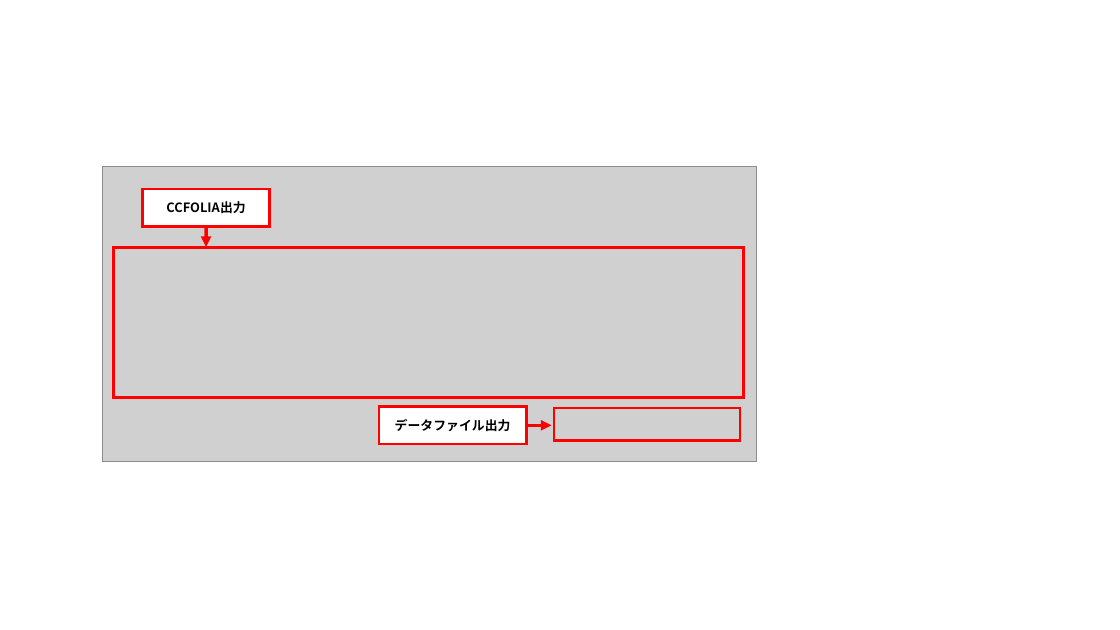
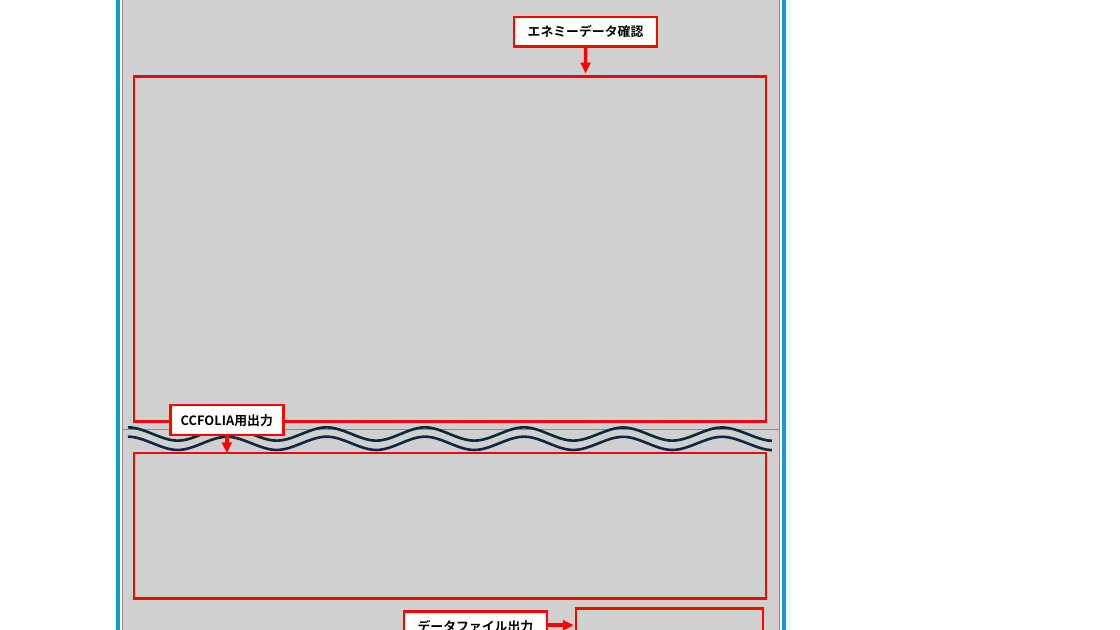
Before and after one commit to ramune428/lhtrpg_webapp_challenge, a slide deck: slide 30 of スクリーンショット_使い方_エネミー.pptx (slide 28 before the commit). Drawn at 1120x630 pixels with LibreOffice and Linux fonts; fonts in the diff are those of the drawing; grey boxes stand for pictures. Boxes give left, top, right and bottom in pixels: in the first picture for what was removed or moved away, otherwise in the second. Text is boxed around its words. In the diff, an @@ line names an element or a change of style, - is before the commit and + after.

Commit message:
エネミーデータ（使い方）の画像を変更

```diff
--- a/スクリーンショット_使い方_エネミー.pptx
+++ b/スクリーンショット_使い方_エネミー.pptx
@@ rectangle: place and size @@
-rectangle at bbox=[113, 247, 744, 397]
+rectangle at bbox=[134, 76, 766, 422]
@@ rectangle removed at bbox=[143, 189, 271, 227] @@
-CCFOLIA出力
@@ arrow removed from (206, 227) to (206, 247) @@
@@ group added at bbox=[118, 0, 784, 630]: 4 rectangles, 2 arrows, 1 picture, 1 freeform shape @@
+エネミーデータ確認
+CCFOLIA用出力
@@ picture: place and size @@
-picture at bbox=[103, 166, 757, 461]
+picture at bbox=[123, 429, 780, 630]
@@ rectangle "データファイル出力": place and size @@
-rectangle "データファイル出力" at bbox=[379, 407, 526, 444]
+rectangle "データファイル出力" at bbox=[404, 612, 547, 630]
@@ arrow moved from (496, 425) - (552, 425) to (518, 625) - (574, 625) @@
@@ rectangle: place and size @@
-rectangle at bbox=[554, 408, 740, 441]
+rectangle at bbox=[576, 608, 764, 630]
```
Also in this commit, not shown: 7 other slides changed, 5 slides added, 28 other files.
